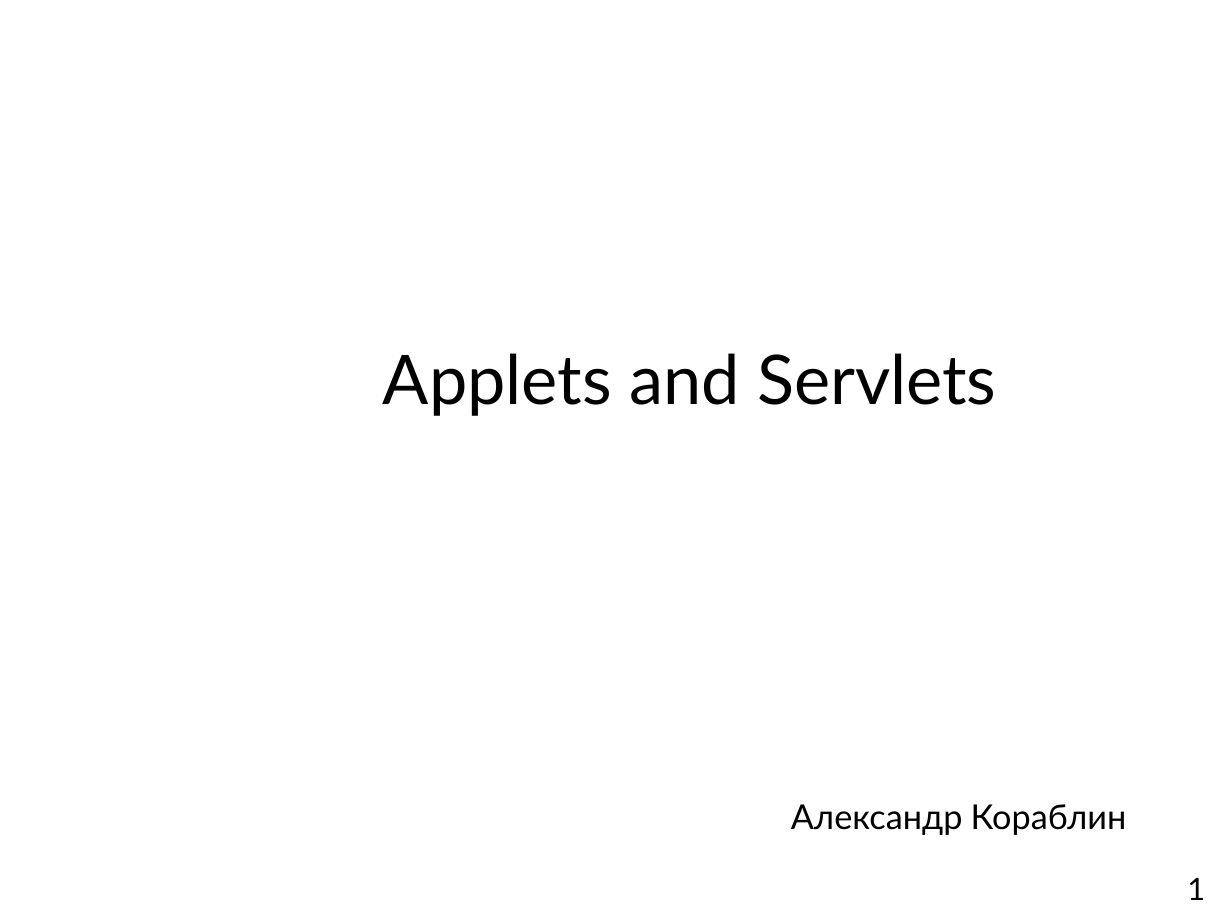
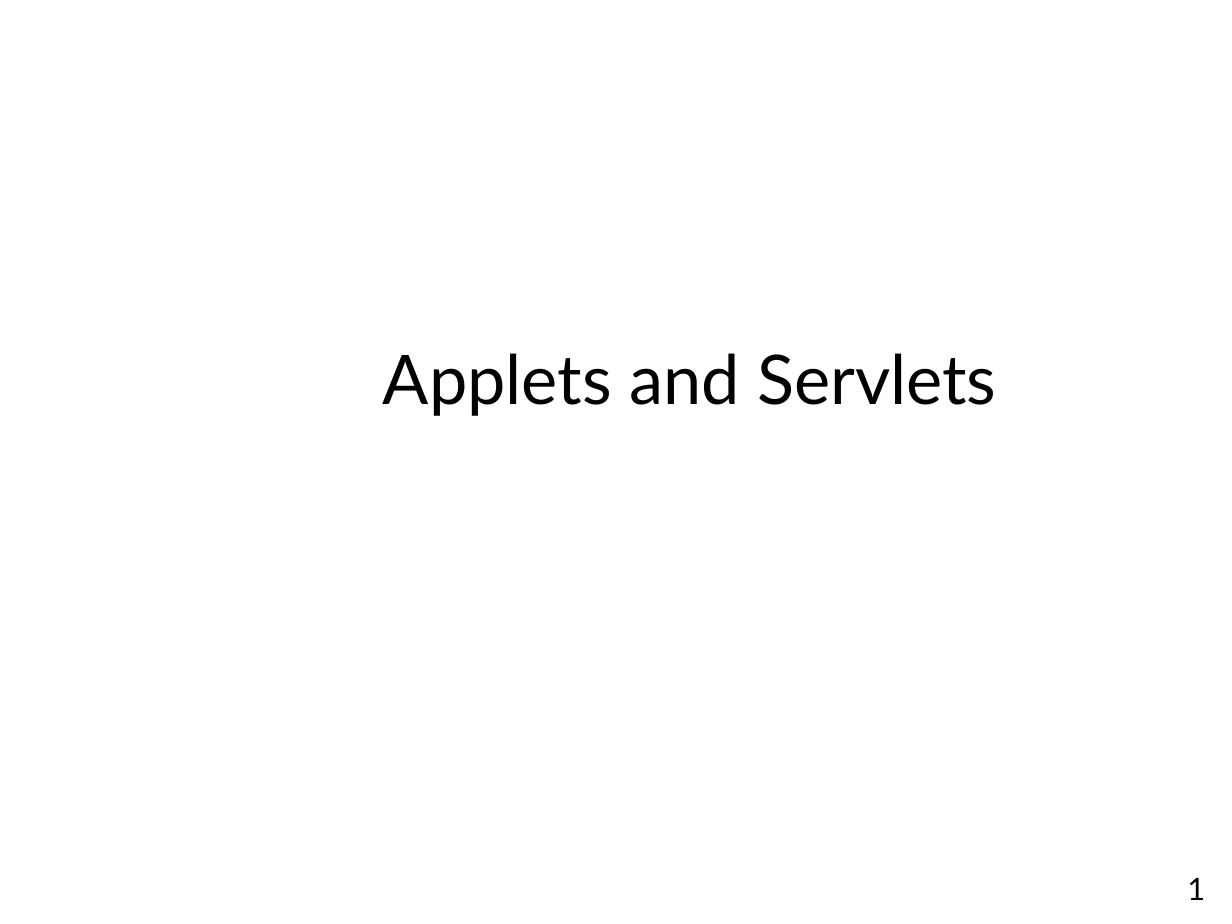
Before and after one commit to maxchv/JavaLessons, a slide deck: slide 1 of Lesson19/веб.ppt. Drawn at 1232x924 pixels with LibreOffice and Linux fonts; fonts in the diff are those of the drawing; background and template pictures are left out. Boxes give left, top, right and bottom in pixels: in the first picture for what was removed or moved away, otherwise in the second. Text is boxed around its words. In the diff, an @@ line names an element or a change of style, - is before the commit and + after.

Commit message:
changed ppt files

```diff
--- a/Lesson19/веб.ppt
+++ b/Lesson19/веб.ppt
@@ text removed at box(791, 804, 1127, 835) @@
-Александр Кораблин
```
Also in this commit, not shown: 3 other files.
